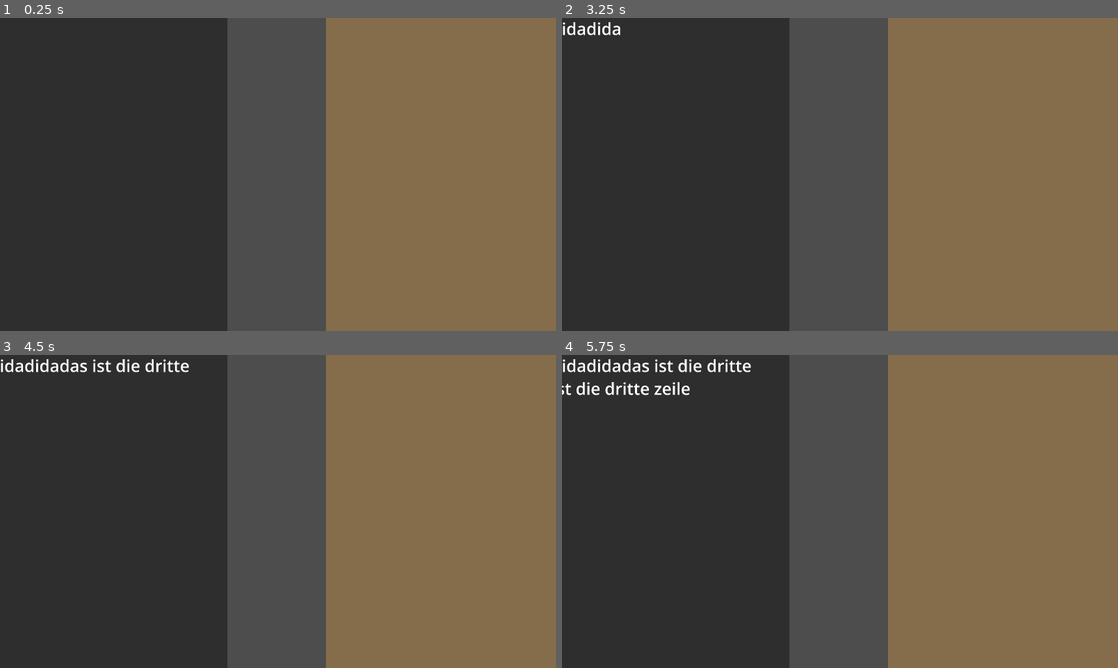
Above: before the commit, frames 1-4 (two rows, left to right).
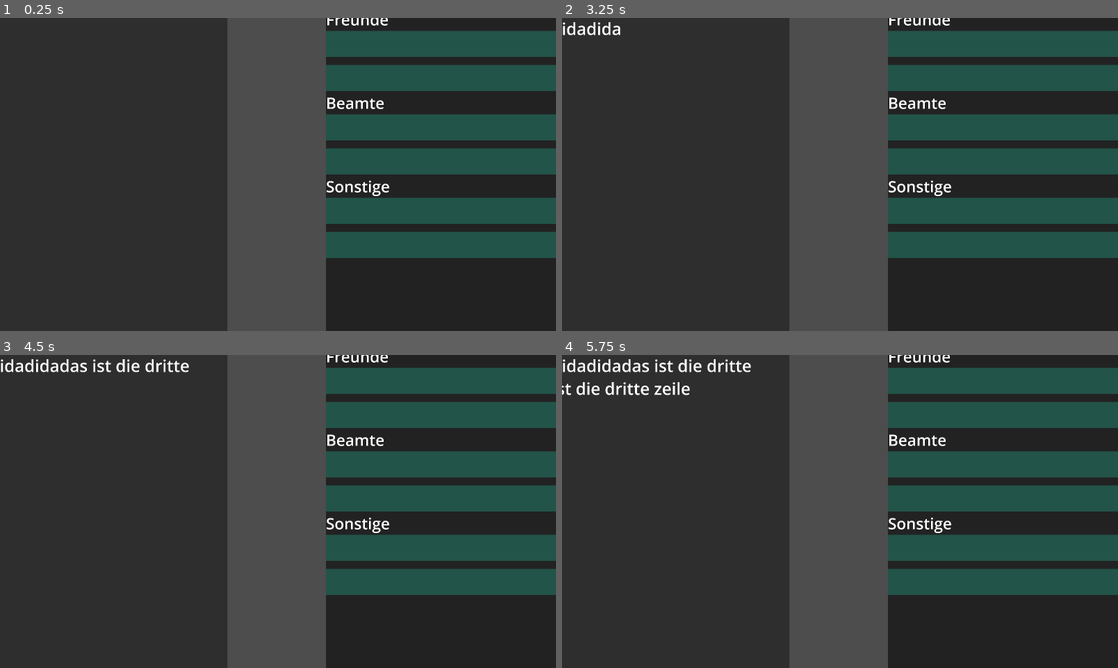
Above: after the commit, the same moments.

Repository: StefanLewin/LastCall
Game: Godot game, scene res://scenes/game.tscn
Two runs of this game, one before a commit and one after it. Both use one fixed random seed, a clock stepped at 60 frames per second and the inputs below.
Inputs (mouse positions are in pixels of both pictures, inside the frame that each line leads up to):
- Up to frame 1 (0.25 s): no input
- Up to frame 2 (3.25 s): tap Enter (ui_accept) at 0.5, 0.77, 1.25, 1.52, 2, 2.75, 3.02 s; move the mouse to (1084, 168) at 0.52 s; click (1084, 168) at 0.67 s; move the mouse to (728, 190) at 1.27 s; click (728, 190) at 1.42 s; move the mouse to (895, 105) at 2.02 s; click (895, 105) at 2.17 s; move the mouse to (812, 237) at 2.77 s; click (812, 237) at 2.92 s
- Up to frame 3 (4.5 s): tap Enter (ui_accept) at 3.5, 3.77, 4.25 s; move the mouse to (444, 558) at 3.52 s; click (444, 558) at 3.67 s; move the mouse to (111, 464) at 4.27 s; click (111, 464) at 4.42 s
- Up to frame 4 (5.75 s): tap Enter (ui_accept) at 4.52 s; move the mouse to (867, 511) at 5.02 s; click (867, 511) at 5.17 s

The runs differ from the first frame. In frame 1, 41% of the frame differs, in the area x 58-100%, y 0-100%; in frame 2, 41%; in frame 3, 41%; in frame 4, 41%.

Commit message:
Add Notepad Section

Diff:
--- a/scenes/notepad.tscn
+++ b/scenes/notepad.tscn
@@ -1,10 +1,7 @@
-[gd_scene load_steps=4 format=3 uid="uid://dtygpitmw4tm8"]
+[gd_scene load_steps=3 format=3 uid="uid://dtygpitmw4tm8"]
 
 [ext_resource type="Script" uid="uid://bx2sd4v8yilwc" path="res://scripts/notepad.gd" id="1_nkxj1"]
 [ext_resource type="PackedScene" uid="uid://c5brqahg1khus" path="res://scenes/notepad_entry.tscn" id="2_fhm5p"]
-
-[sub_resource type="StyleBoxFlat" id="StyleBoxFlat_nkxj1"]
-bg_color = Color(0.522984, 0.427834, 0.295759, 1)
 
 [node name="Notepad" type="Control"]
 custom_minimum_size = Vector2(1500, 2000)
@@ -22,16 +19,166 @@
 anchor_bottom = 1.0
 grow_horizontal = 2
 grow_vertical = 2
-theme_override_styles/panel = SubResource("StyleBoxFlat_nkxj1")
 
-[node name="VBoxContainer" type="VBoxContainer" parent="Panel"]
+[node name="TabContainer" type="TabContainer" parent="Panel"]
 layout_mode = 1
 anchors_preset = 15
 anchor_right = 1.0
 anchor_bottom = 1.0
 grow_horizontal = 2
 grow_vertical = 2
+theme_override_font_sizes/font_size = 40
+tab_alignment = 2
+current_tab = 0
+
+[node name="Personen" type="VBoxContainer" parent="Panel/TabContainer"]
+layout_mode = 2
+metadata/_tab_index = 0
+
+[node name="Verwandte" type="VBoxContainer" parent="Panel/TabContainer/Personen"]
+layout_mode = 2
+
+[node name="Title" type="RichTextLabel" parent="Panel/TabContainer/Personen/Verwandte"]
+custom_minimum_size = Vector2(0, 60)
+layout_mode = 2
+theme_override_font_sizes/normal_font_size = 60
+text = "Verwandte"
+fit_content = true
+
+[node name="Items" type="VBoxContainer" parent="Panel/TabContainer/Personen/Verwandte"]
+layout_mode = 2
 theme_override_constants/separation = 30
+
+[node name="TextBlock" parent="Panel/TabContainer/Personen/Verwandte/Items" instance=ExtResource("2_fhm5p")]
+layout_mode = 2
+
+[node name="TextBlock2" parent="Panel/TabContainer/Personen/Verwandte/Items" instance=ExtResource("2_fhm5p")]
+layout_mode = 2
+
+[node name="Freunde" type="VBoxContainer" parent="Panel/TabContainer/Personen"]
+layout_mode = 2
+
+[node name="Title" type="RichTextLabel" parent="Panel/TabContainer/Personen/Freunde"]
+custom_minimum_size = Vector2(0, 60)
+layout_mode = 2
+theme_override_font_sizes/normal_font_size = 60
+text = "Freunde"
+fit_content = true
+
+[node name="Items" type="VBoxContainer" parent="Panel/TabContainer/Personen/Freunde"]
+layout_mode = 2
+theme_override_constants/separation = 30
+
+[node name="TextBlock" parent="Panel/TabContainer/Personen/Freunde/Items" instance=ExtResource("2_fhm5p")]
+layout_mode = 2
+
+[node name="TextBlock2" parent="Panel/TabContainer/Personen/Freunde/Items" instance=ExtResource("2_fhm5p")]
+layout_mode = 2
+
+[node name="Beamte" type="VBoxContainer" parent="Panel/TabContainer/Personen"]
+layout_mode = 2
+
+[node name="Title" type="RichTextLabel" parent="Panel/TabContainer/Personen/Beamte"]
+custom_minimum_size = Vector2(0, 60)
+layout_mode = 2
+theme_override_font_sizes/normal_font_size = 60
+text = "Beamte"
+fit_content = true
+
+[node name="Items" type="VBoxContainer" parent="Panel/TabContainer/Personen/Beamte"]
+layout_mode = 2
+theme_override_constants/separation = 30
+
+[node name="TextBlock" parent="Panel/TabContainer/Personen/Beamte/Items" instance=ExtResource("2_fhm5p")]
+layout_mode = 2
+
+[node name="TextBlock2" parent="Panel/TabContainer/Personen/Beamte/Items" instance=ExtResource("2_fhm5p")]
+layout_mode = 2
+
+[node name="Sonstige" type="VBoxContainer" parent="Panel/TabContainer/Personen"]
+layout_mode = 2
+
+[node name="Title" type="RichTextLabel" parent="Panel/TabContainer/Personen/Sonstige"]
+custom_minimum_size = Vector2(0, 60)
+layout_mode = 2
+theme_override_font_sizes/normal_font_size = 60
+text = "Sonstige"
+fit_content = true
+
+[node name="Items" type="VBoxContainer" parent="Panel/TabContainer/Personen/Sonstige"]
+layout_mode = 2
+theme_override_constants/separation = 30
+
+[node name="TextBlock" parent="Panel/TabContainer/Personen/Sonstige/Items" instance=ExtResource("2_fhm5p")]
+layout_mode = 2
+
+[node name="TextBlock2" parent="Panel/TabContainer/Personen/Sonstige/Items" instance=ExtResource("2_fhm5p")]
+layout_mode = 2
+
+[node name="Notizen" type="VBoxContainer" parent="Panel/TabContainer"]
+visible = false
+layout_mode = 2
+metadata/_tab_index = 1
+
+[node name="Orte" type="VBoxContainer" parent="Panel/TabContainer/Notizen"]
+layout_mode = 2
+
+[node name="Title" type="RichTextLabel" parent="Panel/TabContainer/Notizen/Orte"]
+custom_minimum_size = Vector2(0, 60)
+layout_mode = 2
+theme_override_font_sizes/normal_font_size = 60
+text = "Wichtige Orte"
+fit_content = true
+
+[node name="Items" type="VBoxContainer" parent="Panel/TabContainer/Notizen/Orte"]
+layout_mode = 2
+theme_override_constants/separation = 30
+
+[node name="TextBlock" parent="Panel/TabContainer/Notizen/Orte/Items" instance=ExtResource("2_fhm5p")]
+layout_mode = 2
+
+[node name="TextBlock2" parent="Panel/TabContainer/Notizen/Orte/Items" instance=ExtResource("2_fhm5p")]
+layout_mode = 2
+
+[node name="Motive" type="VBoxContainer" parent="Panel/TabContainer/Notizen"]
+layout_mode = 2
+
+[node name="Title" type="RichTextLabel" parent="Panel/TabContainer/Notizen/Motive"]
+custom_minimum_size = Vector2(0, 60)
+layout_mode = 2
+theme_override_font_sizes/normal_font_size = 60
+text = "Mögliche Motive"
+fit_content = true
+
+[node name="Items" type="VBoxContainer" parent="Panel/TabContainer/Notizen/Motive"]
+layout_mode = 2
+theme_override_constants/separation = 30
+
+[node name="TextBlock" parent="Panel/TabContainer/Notizen/Motive/Items" instance=ExtResource("2_fhm5p")]
+layout_mode = 2
+
+[node name="TextBlock2" parent="Panel/TabContainer/Notizen/Motive/Items" instance=ExtResource("2_fhm5p")]
+layout_mode = 2
+
+[node name="Waffen" type="VBoxContainer" parent="Panel/TabContainer/Notizen"]
+layout_mode = 2
+
+[node name="Title" type="RichTextLabel" parent="Panel/TabContainer/Notizen/Waffen"]
+custom_minimum_size = Vector2(0, 60)
+layout_mode = 2
+theme_override_font_sizes/normal_font_size = 60
+text = "Mordwaffen"
+fit_content = true
+
+[node name="Items" type="VBoxContainer" parent="Panel/TabContainer/Notizen/Waffen"]
+layout_mode = 2
+theme_override_constants/separation = 30
+
+[node name="TextBlock" parent="Panel/TabContainer/Notizen/Waffen/Items" instance=ExtResource("2_fhm5p")]
+layout_mode = 2
+
+[node name="TextBlock2" parent="Panel/TabContainer/Notizen/Waffen/Items" instance=ExtResource("2_fhm5p")]
+layout_mode = 2
 
 [connection signal="gui_input" from="." to="." method="_on_gui_input"]
 [connection signal="mouse_entered" from="." to="." method="_on_mouse_entered"]
